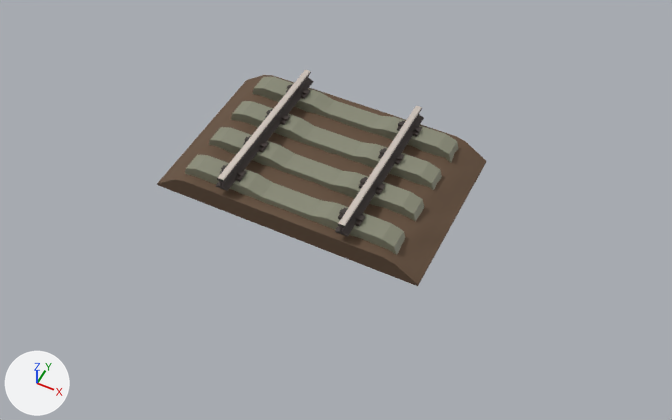
The FBX model unity/Assets/Models/Paths/p401/track_close.fbx: old version first, new version second.
Rendered twice from a camera (50 mm lens) standing at (3.45, -5.58, 7.52) and looking at (0.28, 0.76, -0.4). Every picture has the same lights, and +X, +Y and +Z are marked at lower left. The first picture is the older version. Where no turn or scale is listed for an object, it has been applied to the vertices.

The first picture shows 'p401_track_close'.
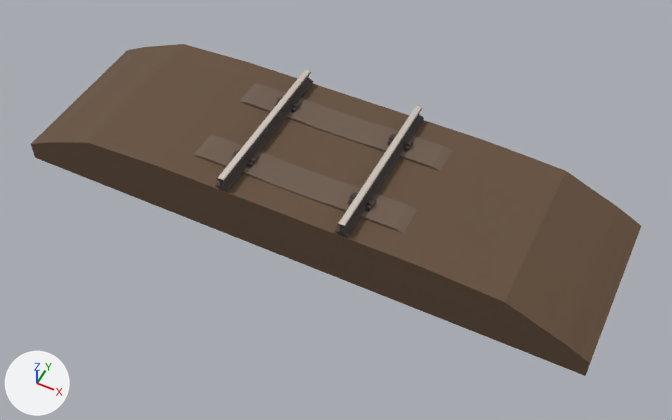
What the commit changed:
Material 'MAT_RAIL_SLEEPER' (mat_mat_rail_sleeper) is new.
Its base color is (0.16, 0.11, 0.08) (brown #6f5d50).
Its roughness is 0.92.
me_p411_trackclose_001 is used by ob_p401_track_close; location (0.0, 0.0, 0.0).
me_p411_trackclose_001 had 797 vertices, 925 faces and spanned x -1.6..1.6, y 0.0..2.0, z -0.16..0.35.
me_p411_trackclose_001 no longer uses material mat_path_concrete (grey #888976).
me_p411_trackclose_001 now has 286 vertices, 289 faces and spans x -3.45..3.45, y 0.0..2.0, z -0.55..0.35.
me_p411_trackclose_001 part 1: the loose piece of 8 vertices spanning x -0.64..-0.59, y 0.18..0.32, z 0.2..0.23 is moved by (0.0, 0.25, 0.0).
me_p411_trackclose_001 part 2: the loose piece of 8 vertices spanning x -0.65..-0.58, y 0.23..0.28, z 0.23..0.25 is moved by (0.0, 0.25, 0.0).
me_p411_trackclose_001 part 3: the loose piece of 8 vertices spanning x 0.59..0.64, y 0.18..0.32, z 0.2..0.23 is moved by (0.0, 0.25, 0.0).
me_p411_trackclose_001 part 4: the loose piece of 8 vertices spanning x 0.58..0.65, y 0.23..0.28, z 0.23..0.25 is moved by (0.0, 0.25, 0.0).
me_p411_trackclose_001 part 5: the loose piece of 8 vertices spanning x 0.79..0.84, y 0.18..0.32, z 0.2..0.23 is moved by (0.0, 0.25, 0.0).
me_p411_trackclose_001 part 6: the loose piece of 8 vertices spanning x 0.78..0.85, y 0.23..0.28, z 0.23..0.25 is moved by (0.0, 0.25, 0.0).
me_p411_trackclose_001 part 7: the loose piece of 8 vertices spanning x -0.64..-0.59, y 1.18..1.32, z 0.2..0.23 is moved by (0.0, 0.25, 0.0).
me_p411_trackclose_001 part 8: the loose piece of 8 vertices spanning x -0.65..-0.58, y 1.23..1.27, z 0.23..0.25 is moved by (0.0, 0.25, 0.0).
me_p411_trackclose_001 part 9: the loose piece of 8 vertices spanning x 0.59..0.64, y 1.18..1.32, z 0.2..0.23 is moved by (0.0, 0.25, 0.0).
me_p411_trackclose_001 part 10: the loose piece of 8 vertices spanning x 0.58..0.65, y 1.23..1.27, z 0.23..0.25 is moved by (0.0, 0.25, 0.0).
me_p411_trackclose_001 part 11: the loose piece of 8 vertices spanning x 0.79..0.84, y 1.18..1.32, z 0.2..0.23 is moved by (0.0, 0.25, 0.0).
me_p411_trackclose_001 part 12: the loose piece of 8 vertices spanning x 0.78..0.85, y 1.23..1.27, z 0.23..0.25 is moved by (0.0, 0.25, 0.0).
me_p411_trackclose_001 part 13: the loose piece of 397 vertices spanning x -1.6..1.6, y 0.0..2.0, z -0.16..0.09 is rebuilt with 22 vertices and now spans x -3.45..3.45, y 0.0..2.0, z -0.55..0.17.
me_p411_trackclose_001 part 14: the loose piece of 20 vertices spanning x -1.3..1.3, y 1.63..1.87, z 0.0..0.2 is rebuilt with 20 vertices and now spans x -1.32..1.32, y 1.32..1.68, z 0.0..0.2, in mat_mat_rail_sleeper (brown #6f5d50).
me_p411_trackclose_001 part 15: the loose piece of 20 vertices spanning x -1.3..1.3, y 0.13..0.37, z 0.0..0.2 is rebuilt with 20 vertices and now spans x -1.32..1.32, y 0.32..0.68, z 0.0..0.2, in mat_mat_rail_sleeper (brown #6f5d50).
me_p411_trackclose_001 part 16: 18 loose pieces with 168 vertices, spanning x -1.3..1.3, y 0.63..1.82, z 0.0..0.25, are deleted.
Other edits to the shape of me_p411_trackclose_001 do not show in these pictures.
me_p411_trackclose_001 gains material mat_mat_rail_sleeper (brown #6f5d50).

Boxes [x1, y1, x2, y2] around the edits, measured in the pictures (672 x 420 px; the box of a moved part takes in the faces that stretch with it):
'p401_track_close', reshaped (85% wider, 53% taller): before [157, 70, 486, 286]; after [31, 44, 641, 376]
part 1 of me_p411_trackclose_001, moved or reshaped: before [236, 170, 246, 182]; after [247, 155, 258, 166]
part 2 of me_p411_trackclose_001, moved or reshaped: before [237, 171, 245, 177]; after [248, 157, 256, 162]
part 3 of me_p411_trackclose_001, moved or reshaped: before [338, 208, 347, 220]; after [349, 192, 358, 203]
part 4 of me_p411_trackclose_001, moved or reshaped: before [339, 209, 346, 215]; after [350, 193, 357, 199]
part 5 of me_p411_trackclose_001, moved or reshaped: before [355, 214, 365, 227]; after [365, 198, 376, 210]
part 6 of me_p411_trackclose_001, moved or reshaped: before [356, 215, 364, 222]; after [367, 199, 375, 206]
part 7 of me_p411_trackclose_001, moved or reshaped: before [280, 114, 290, 125]; after [291, 101, 300, 112]
part 8 of me_p411_trackclose_001, moved or reshaped: before [281, 115, 289, 121]; after [292, 102, 299, 108]
part 9 of me_p411_trackclose_001, moved or reshaped: before [378, 148, 387, 159]; after [388, 134, 396, 144]
part 10 of me_p411_trackclose_001, moved or reshaped: before [380, 149, 386, 155]; after [389, 135, 395, 140]
part 11 of me_p411_trackclose_001, moved or reshaped: before [395, 154, 404, 165]; after [404, 139, 413, 150]
part 12 of me_p411_trackclose_001, moved or reshaped: before [396, 155, 403, 161]; after [405, 141, 412, 146]
part 13 of me_p411_trackclose_001, rebuilt (85% wider, 57% taller): before [157, 75, 486, 286]; after [31, 44, 641, 376]
part 14 of me_p411_trackclose_001, rebuilt: before [252, 77, 458, 163]; after [239, 84, 453, 171]
part 15 of me_p411_trackclose_001, rebuilt: before [185, 154, 405, 255]; after [194, 135, 417, 234]
part 16 of me_p411_trackclose_001, deleted: before [209, 84, 442, 221]
